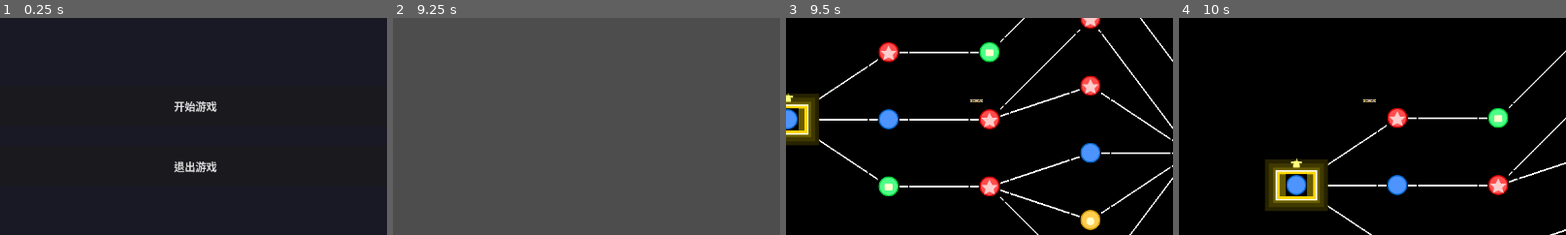
Above: before the commit, frames 1-4 (left to right).
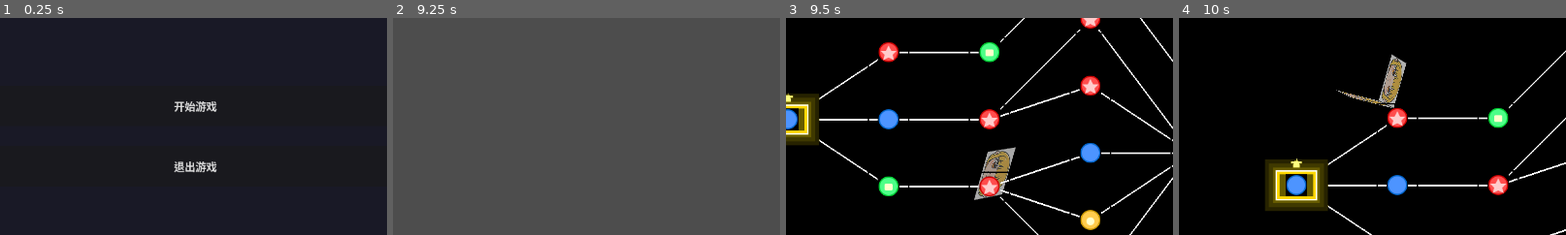
Above: after the commit, the same moments.

Repository: Beezui/trae_godot_dice
Game: Godot game, scene res://scenes/ui/title_screen/title_screen.tscn
The game is run twice, just before and just after one commit, with the same random seed, the same clock (stepped at 60 frames per second) and the same inputs.
Inputs (mouse positions are % of the whole screen's width and height, from its top left):
- Up to frame 1 (0.25 s): no input
- Up to frame 2 (9.25 s): click "开始游戏" at 0.5 s; click "确认开始游戏" at 1.25 s; click "确认开始游戏" at 2 s; tap Enter (ui_accept) at 2.75, 3.02, 3.5, 4.25, 5, 5.75, 6.02, 6.5, 9.02 s; move the mouse to (72, 45) at 2.77 s; hold Up (ui_up) 2.78-3.5 s; tap R at 2.85, 7.35 s; click (72, 45) at 2.92 s; drag from (30, 55) to (45, 70) at 3.52 s; move the mouse to (60, 28) at 4.27 s; hold Up (ui_up) 4.28-5 s; tap Space at 4.35, 8.85 s; drag from (45, 70) to (20, 35) at 5.02 s; move the mouse to (80, 65) at 5.77 s; hold A 5.78-6.5 s; tap N at 5.85 s; drag from (20, 35) to (35, 25) at 6.52 s; move the mouse to (55, 50) at 7.27 s; hold S 7.28-8 s; click (55, 50) at 7.42 s; drag from (35, 25) to (30, 55) at 8.02 s; move the mouse to (72, 45) at 8.77 s; hold Up (ui_up) from 8.78 s (still down)
- Up to frame 3 (9.5 s): keep holding Up (ui_up)
- Up to frame 4 (10 s): release Up (ui_up) at 9.5 s; drag from (30, 55) to (45, 70) at 9.52 s
The pictures show only the part of the screen within x 25-75%, y 37-87%; the shares and areas given below are measured in that part.

Frames 1-2 are identical in both runs. In frame 3, 1.2% of the frame differs, in the area x 47-60%, y 37-84%; in frame 4, 1.1%.
Error in both runs: Attempt to call function 'change_scene_to_file' in base 'null instance' on a null instance. (res://scenes/ui/character_select/character_select.gd:295)

Commit message:
feat: 创建角色统一入场管理器 CharacterEnterManager
- 新增 CharacterEnterManager 单例，统一处理所有场景角色骰子投掷入场
- game_main.gd 使用投掷入场替代直接加载
- BattleManager 使用 CharacterEnterManager 处理入场阶段
- 修复 Autoload 编译顺序问题

Co-Authored-By: Claude Opus 4.6 <noreply@anthropic.com>

Diff:
--- a/project.godot
+++ b/project.godot
@@ -33,6 +33,8 @@
 DiceManager="*res://scripts/dice/dice_manager.gd"
 EnemySelector="*res://scripts/levels/enemy_selector.gd"
 LoadingOverlay="*res://scripts/ui/loading_overlay.gd"
+CharacterEnterManager="*res://scripts/character/character_enter_manager.gd"
+
 
 [editor_plugins]
 
--- a/scenes/game_main/game_main.gd
+++ b/scenes/game_main/game_main.gd
@@ -281,25 +281,48 @@
 	print("【角色】玩家入场...")
 
 	# 使用 CharacterManager 创建玩家角色
+	var characters: Array[BaseCharacter] = []
 	for hero_id in player_party:
 		var character = CharacterManager.create_character(hero_id, "player")
 		if character:
+			characters.append(character)
 			print("【角色】创建玩家角色：英雄 ID=", hero_id)
 
-			# 创建角色骰子
-			var dice_position = Vector3(0, 1.5, initial_z - 3)  # 靠近南侧
-			var dice = DiceManager.create_character_dice(character, sandbox, dice_position)
-
-			if dice:
-				# 设置骰子缩放
-				CharacterManager.set_character_dice_scale(hero_id, Vector3(0.4, 0.4, 0.4))
-				print("【角色】角色骰子已创建")
+	# 使用 CharacterEnterManager 统一处理角色投掷入场
+	var enter_manager = Engine.get_main_loop().root.get_node_or_null("CharacterEnterManager")
+	if enter_manager:
+		print("【角色入场】使用 CharacterEnterManager 处理入场")
+		var results = await enter_manager.player_batch_enter(characters, sandbox)
+
+		# 检查入场结果
+		var success_count = 0
+		for result in results:
+			if result.get("success", false):
+				success_count += 1
+
+		print("【角色入场】入场完成，成功：", success_count, "/", characters.size())
+	else:
+		push_error("【角色入场】CharacterEnterManager 不可用，使用备用方案")
+		_spawn_player_fallback()
 
 	is_player_spawned = true
 
 	# 玩家入场后，延迟生成命运骰子
 	await get_tree().create_timer(1.0).timeout
 	_spawn_destiny_dice()
+
+
+## 玩家入场（备用方案）
+func _spawn_player_fallback():
+	print("【角色入场】备用方案：直接创建角色骰子")
+
+	for hero_id in player_party:
+		var character = CharacterManager.get_character(hero_id)
+		if character:
+			var dice_position = Vector3(0, 1.5, initial_z - 3)  # 靠近南侧
+			var dice = DiceManager.create_character_dice(character, sandbox, dice_position)
+			if dice:
+				print("【角色】角色骰子已创建（备用方案）")
 
 
 ## 生成命运骰子
--- a/scripts/battle/battle_manager.gd
+++ b/scripts/battle/battle_manager.gd
@@ -127,32 +127,44 @@
 	current_state = BattleState.ENTERING
 	_change_phase(BattlePhase.PHASE_ENTER)
 
-	# 1. 玩家角色入场（从中间位置）
-	print("【BattleManager】玩家角色入场...")
-	await _character_enter(player_characters, "player")
-
-	# 2. 敌方角色入场（随机位置）
-	print("【BattleManager】敌方角色入场...")
-	await _character_enter(enemy_characters, "enemy")
-
-	print("【BattleManager】入场阶段完成")
-
-
-## 角色入场（自动投掷）
-## @param characters 角色列表
-## @param side "player" 或 "enemy"
-func _character_enter(characters: Array[BaseCharacter], side: String):
+	# 获取场景 Sandbox
 	var battle_scene = _get_battle_scene()
 	var sandbox = null
 	if battle_scene and battle_scene.has_node("Sandbox"):
 		sandbox = battle_scene.get_node("Sandbox")
 
+	# 使用 CharacterEnterManager 统一处理角色入场
+	var enter_manager = Engine.get_main_loop().root.get_node_or_null("CharacterEnterManager")
+	if enter_manager:
+		print("【BattleManager】使用 CharacterEnterManager 处理玩家入场")
+		await enter_manager.player_batch_enter(player_characters, sandbox)
+
+		print("【BattleManager】使用 CharacterEnterManager 处理敌方入场")
+		await enter_manager.enemy_batch_enter(enemy_characters, sandbox)
+	else:
+		# 备用方案：使用原有逻辑
+		print("【BattleManager】CharacterEnterManager 不可用，使用备用方案")
+		await _character_enter_fallback(player_characters, "player")
+		await _character_enter_fallback(enemy_characters, "enemy")
+
+	print("【BattleManager】入场阶段完成")
+
+
+## 角色入场（备用方案）
+## @param characters 角色列表
+## @param side "player" 或 "enemy"
+func _character_enter_fallback(characters: Array[BaseCharacter], side: String):
+	var battle_scene = _get_battle_scene()
+	var sandbox = null
+	if battle_scene and battle_scene.has_node("Sandbox"):
+		sandbox = battle_scene.get_node("Sandbox")
+
 	# 玩家角色从中间入场，敌方角色随机位置入场
 	var player_start_x = 0.0  # 玩家从中间 X=0 开始
 	var enemy_positions = [-6.0, -2.0, 2.0, 6.0]  # 敌方随机位置选项
 
 	for character in characters:
-		print("【BattleManager】", side, "角色 ", character.name, " 入场")
+		print("【BattleManager】【备用方案】", side, "角色 ", character.name, " 入场")
 
 		# 创建角色骰子（如果还没有）
 		if not character.character_dice:
@@ -180,7 +192,7 @@
 		if character.character_dice and sandbox:
 			character.character_dice.position = Vector3(x_position, 0.5, 0.0)
 			sandbox.add_child(character.character_dice)
-			print("【BattleManager】角色骰子已添加到场景：", character.character_dice.position)
+			print("【BattleManager】【备用方案】角色骰子已添加到场景：", character.character_dice.position)
 
 		# 自动投掷
 		if character.character_dice:
@@ -216,7 +228,7 @@
 				# 调用骰子的 roll 方法
 				if character.character_dice.has_method("roll"):
 					character.character_dice.roll(force, angular_force)
-					print("【BattleManager】敌方角色骰子入场投掷，位置=", character.character_dice.position)
+					print("【BattleManager】【备用方案】敌方角色骰子入场投掷，位置=", character.character_dice.position)
 			else:
 				# 玩家角色从南侧入场（Z=+6），向北投掷（Z 负方向）
 				character.character_dice.position = Vector3(x_position, 4.0, 6.0)
@@ -243,7 +255,7 @@
 				# 调用骰子的 roll 方法
 				if character.character_dice.has_method("roll"):
 					character.character_dice.roll(force, angular_force)
-					print("【BattleManager】玩家角色骰子入场投掷，位置=", character.character_dice.position)
+					print("【BattleManager】【备用方案】玩家角色骰子入场投掷，位置=", character.character_dice.position)
 
 			# 等待骰子稳定
 			await get_tree().create_timer(2.0).timeout
@@ -260,6 +272,7 @@
 ## 创建角色骰子（使用 DiceManager 统一接口）
 ## @param character 角色
 ## @param side "player" 或 "enemy"
+## @deprecated 已废弃，使用 CharacterEnterManager 统一处理
 func _create_character_dice(character: BaseCharacter, side: String):
 	var battle_scene = _get_battle_scene()
 	if not battle_scene or not battle_scene.has_node("Sandbox"):
--- /dev/null
+++ b/scripts/character/character_enter_manager.gd
@@ -0,0 +1,281 @@
+extends Node
+## 角色入场管理器 (Autoload 单例)
+## 负责处理所有场景中角色骰子的投掷入场逻辑
+## 确保角色骰子在所有场景中都以统一的投掷方式入场
+
+## 信号：角色入场开始
+signal on_character_enter_started(character, side: String)
+## 信号：角色入场完成
+signal on_character_enter_completed(character, side: String)
+## 信号：所有角色入场完成
+signal on_all_characters_enter_completed()
+
+## 投掷配置
+var throw_config: Dictionary = {
+	"player_start_z": 6.0,       # 玩家起始 Z 位置（南侧）
+	"enemy_start_z": -6.0,       # 敌方的起始 Z 位置（北侧）
+	"start_height": 4.0,         # 起始高度
+	"throw_force": 8.0,          # 投掷力度
+	"throw_direction_y": -0.3,   # 投掷方向 Y 分量
+	"stable_wait_time": 2.0,     # 等待骰子稳定时间（秒）
+	"lock_delay": 0.5,           # 锁定前的延迟时间（秒）
+}
+
+
+func _ready():
+	print("【CharacterEnterManager】角色入场管理器已就绪")
+
+
+## 获取单例实例
+static func get_instance():
+	return Engine.get_main_loop().root.get_node_or_null("CharacterEnterManager")
+
+
+## 玩家角色投掷入场（单个）
+## @param character 角色实例
+## @param sandbox 场景 Sandbox 节点
+## @param x_position X 轴位置（用于排列）
+## @return Dictionary 入场结果 {success: bool, dice: RigidBody3D}
+func player_enter(character, sandbox: Node, x_position: float = 0.0) -> Dictionary:
+	return await _character_enter(character, sandbox, x_position, "player")
+
+
+## 敌方角色投掷入场（单个）
+## @param character 角色实例
+## @param sandbox 场景 Sandbox 节点
+## @param x_position X 轴位置（用于排列）
+## @return Dictionary 入场结果 {success: bool, dice: RigidBody3D}
+func enemy_enter(character, sandbox: Node, x_position: float = 0.0) -> Dictionary:
+	return await _character_enter(character, sandbox, x_position, "enemy")
+
+
+## 批量玩家角色投掷入场
+## @param characters 角色数组
+## @param sandbox 场景 Sandbox 节点
+## @return Array 入场结果数组
+func player_batch_enter(characters: Array, sandbox: Node) -> Array:
+	return await _batch_enter(characters, sandbox, "player")
+
+
+## 批量敌方角色投掷入场
+## @param characters 角色数组
+## @param sandbox 场景 Sandbox 节点
+## @return Array 入场结果数组
+func enemy_batch_enter(characters: Array, sandbox: Node) -> Array:
+	return await _batch_enter(characters, sandbox, "enemy")
+
+
+## 内部方法：角色投掷入场
+## @param character 角色实例
+## @param sandbox 场景 Sandbox 节点
+## @param x_position X 轴位置
+## @param side "player" 或 "enemy"
+## @return Dictionary 入场结果 {success: bool, dice: RigidBody3D}
+func _character_enter(character, sandbox: Node, x_position: float, side: String) -> Dictionary:
+	print("【CharacterEnterManager】", side, "角色 ", character.name, " 入场")
+
+	on_character_enter_started.emit(character, side)
+
+	# 1. 创建角色骰子（如果还没有）
+	if not character.character_dice:
+		_create_character_dice(character, sandbox)
+
+	if not character.character_dice or not is_instance_valid(character.character_dice):
+		push_error("【CharacterEnterManager】角色骰子创建失败")
+		return {"success": false, "dice": null}
+
+	var dice = character.character_dice
+
+	# 2. 计算起始位置
+	var start_z = throw_config["player_start_z"] if side == "player" else throw_config["enemy_start_z"]
+	var start_pos = Vector3(x_position, throw_config["start_height"], start_z)
+	dice.position = start_pos
+
+	# 3. 启用重力，解除悬浮状态
+	dice.gravity_scale = 1.0
+	_unlock_dice(dice)
+
+	# 4. 投掷骰子
+	var throw_direction = Vector3(0, throw_config["throw_direction_y"], -1 if side == "player" else 1).normalized()
+	var force = throw_direction * throw_config["throw_force"]
+
+	var angular_force = Vector3(
+		randf_range(-3, 3),
+		randf_range(-3, 3),
+		randf_range(-3, 3)
+	)
+
+	if dice.has_method("roll"):
+		dice.roll(force, angular_force)
+		print("【CharacterEnterManager】", side, "角色骰子投掷，位置=", dice.position, ", 方向=", throw_direction)
+
+	# 5. 等待骰子稳定
+	await get_tree().create_timer(throw_config["stable_wait_time"]).timeout
+
+	# 6. 锁定骰子
+	await get_tree().create_timer(throw_config["lock_delay"]).timeout
+	_lock_dice(dice)
+
+	on_character_enter_completed.emit(character, side)
+
+	return {"success": true, "dice": dice}
+
+
+## 内部方法：批量角色投掷入场
+## @param characters 角色数组
+## @param sandbox 场景 Sandbox 节点
+## @param side "player" 或 "enemy"
+## @return Array 入场结果数组
+func _batch_enter(characters: Array, sandbox: Node, side: String) -> Array:
+	var results = []
+
+	# 玩家角色从中间向两侧排列，敌方角色随机位置
+	var player_start_x = 0.0
+	var enemy_positions = [-6.0, -2.0, 2.0, 6.0]
+
+	for character in characters:
+		var x_position: float
+
+		if side == "enemy":
+			# 敌方随机位置
+			var random_index = randi() % enemy_positions.size()
+			x_position = enemy_positions[random_index]
+			enemy_positions.remove_at(random_index)
+			if enemy_positions.is_empty():
+				enemy_positions = [-6.0, -2.0, 2.0, 6.0]  # 重置位置池
+		else:
+			# 玩家从中间向两侧排列
+			var index = characters.find(character)
+			x_position = player_start_x + index * 2.0 * (1 if index % 2 == 0 else -1)
+			if index > 0:
+				x_position = x_position * (-1 if index % 2 == 0 else 1)
+
+		var result = await _character_enter(character, sandbox, x_position, side)
+		results.append(result)
+
+		# 每个角色之间有短暂间隔
+		await get_tree().create_timer(0.5).timeout
+
+	await get_tree().create_timer(1.0).timeout
+
+	on_all_characters_enter_completed.emit()
+
+	return results
+
+
+## 内部方法：创建角色骰子
+## @param character 角色实例
+## @param sandbox 场景 Sandbox 节点
+func _create_character_dice(character, sandbox: Node):
+	if DiceManager:
+		# 使用 DiceManager 统一创建（会自动应用缩放配置）
+		character.character_dice = DiceManager.create_character_dice(character, sandbox, Vector3.ZERO)
+		print("【CharacterEnterManager】使用 DiceManager 创建角色骰子")
+	else:
+		# 备用方案
+		_create_character_dice_fallback(character, sandbox)
+
+
+## 备用方案：创建角色骰子
+## @param character 角色实例
+## @param sandbox 场景 Sandbox 节点
+func _create_character_dice_fallback(character, sandbox: Node):
+	var dice_scene = load("res://scenes/dice_6.tscn")
+	if not dice_scene:
+		push_error("【CharacterEnterManager】无法加载骰子场景")
+		return
+
+	var dice = dice_scene.instantiate()
+	if not dice:
+		push_error("【CharacterEnterManager】无法实例化骰子场景")
+		return
+
+	# 设置骰子类型
+	dice.dice_type = "character"
+	dice.skip_skill_trigger = true
+
+	# 应用角色贴图
+	var texture_config = _build_character_texture_config(character)
+
+	if dice.has_method("set_dice_face_config"):
+		dice.set_dice_face_config(texture_config, {})
+
+	# 设置初始位置（临时，会在 _character_enter 中重新设置）
+	dice.position = Vector3.ZERO
+	sandbox.add_child(dice)
+
+	# 存储到角色
+	character.character_dice = dice
+
+	# 设置骰子与角色的关联
+	if dice.has_method("set_character"):
+		dice.set_character(character)
+
+	# 应用缩放配置
+	var dice_scale = character.get_dice_scale() if character.has_method("get_dice_scale") else Vector3(1.5, 1.5, 1.5)
+	if dice.has_method("set_dice_scale"):
+		dice.set_dice_scale(dice_scale)
+
+	print("【CharacterEnterManager】【备用方案】角色骰子已创建：", character.name)
+
+
+## 构建角色骰子贴图配置
+## @param character 角色实例
+## @return Dictionary 贴图配置字典
+func _build_character_texture_config(character) -> Dictionary:
+	var texture_config = {}
+	var hero_id = character.hero_id
+	var hero_texture_states = character.hero_textures
+
+	for i in range(6):
+		if i < hero_texture_states.size():
+			var texture_state = hero_texture_states[i]
+			texture_config[i] = "res://textures/hero/hero_" + str(hero_id) + "_" + texture_state + ".png"
+		else:
+			texture_config[i] = "res://textures/hero/hero_" + str(hero_id) + "_idle.png"
+
+	return texture_config
+
+
+## 解锁骰子（解除悬浮状态）
+## @param dice 骰子实例
+func _unlock_dice(dice: RigidBody3D):
+	if dice.has_method("set_freeze"):
+		dice.set_freeze(false)
+	elif "freeze" in dice:
+		dice.freeze = false
+
+	dice.linear_velocity = Vector3.ZERO
+	dice.angular_velocity = Vector3.ZERO
+	dice.sleeping = false
+
+
+## 锁定骰子（停止后固定位置）
+## @param dice 骰子实例
+func _lock_dice(dice: RigidBody3D):
+	if dice.has_method("lock_character_dice"):
+		dice.lock_character_dice()
+	else:
+		# 手动锁定
+		dice.gravity_scale = 0.0
+		dice.linear_velocity = Vector3.ZERO
+		dice.angular_velocity = Vector3.ZERO
+		dice.sleeping = true
+		dice.collision_layer = 0
+		dice.collision_mask = 0
+
+	print("【CharacterEnterManager】角色骰子已锁定")
+
+
+## 配置投掷参数
+## @param config 配置字典
+func configure_throw(config: Dictionary):
+	for key in config:
+		throw_config[key] = config[key]
+	print("【CharacterEnterManager】投掷配置已更新：", throw_config)
+
+
+## 获取当前投掷配置
+## @return Dictionary 配置字典
+func get_throw_config() -> Dictionary:
+	return throw_config.duplicate()
Not shown, added: scripts/character/character_enter_manager.gd.uid
